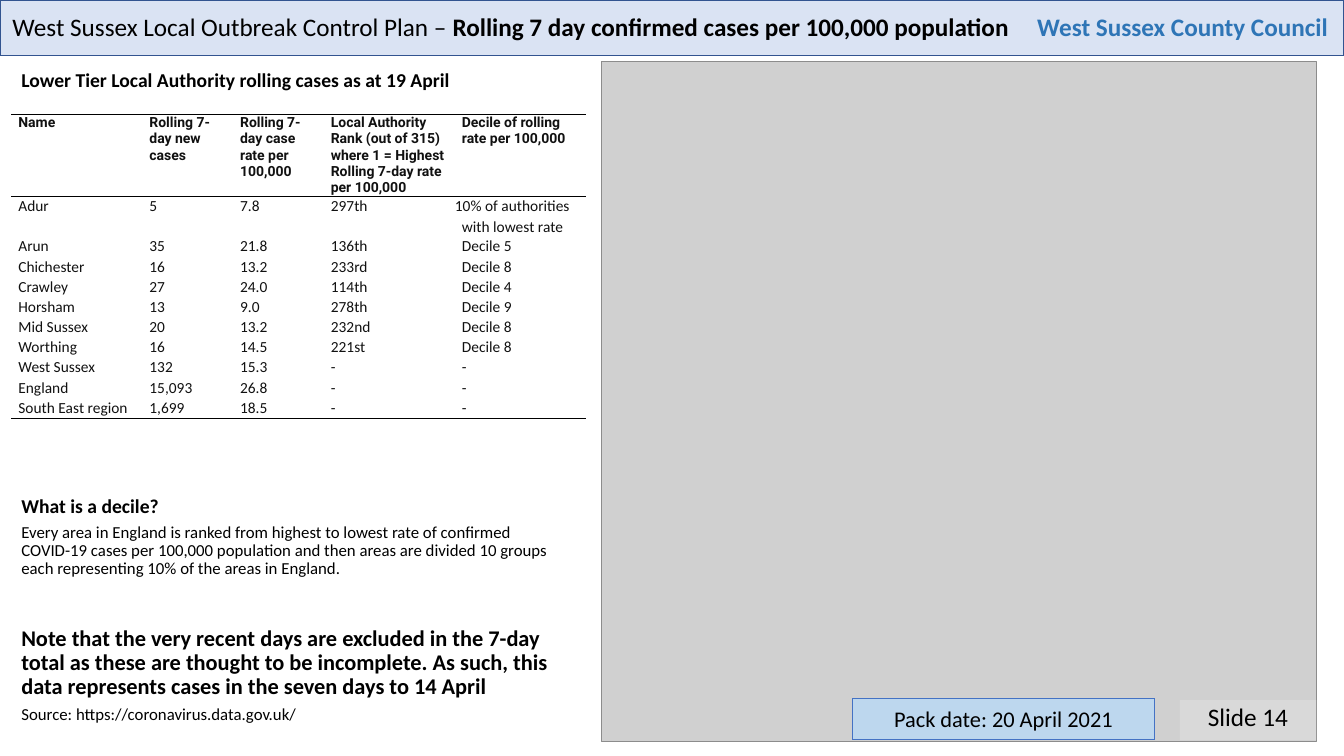
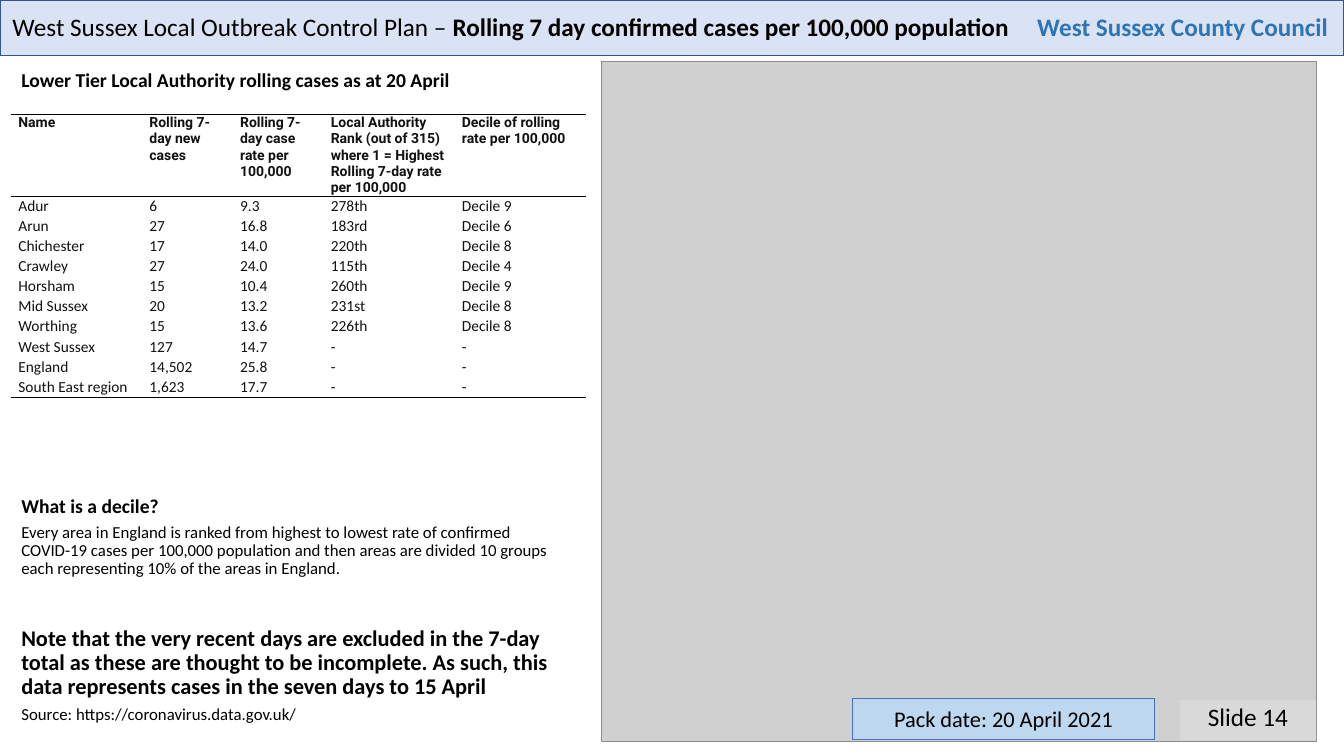
Before and after one commit to psychty/wsx_covid_datapack_public, a slide deck: slide 14 of Latest_West_Sussex_C19_slide_deck.pptx. Drawn at 1344x756 pixels with LibreOffice and Linux fonts; fonts in the diff are those of the drawing; grey boxes stand for pictures. Boxes give left, top, right and bottom in pixels: in the first picture for what was removed or moved away, otherwise in the second. Text is boxed around its words. In the diff, an @@ line names an element or a change of style, - is before the commit and + after.

Commit message:
April 20 update

```diff
--- a/Latest_West_Sussex_C19_slide_deck.pptx
+++ b/Latest_West_Sussex_C19_slide_deck.pptx
@@ text at [21, 73, 449, 91]: text changed @@
-Lower Tier Local Authority rolling cases as at 19 April
+Lower Tier Local Authority rolling cases as at 20 April
@@ table at [11, 115, 586, 399] @@
-row 2: Adur | 5 | 7.8 | 297th | 10% of authorities with lowest rate
+row 2: Adur | 6 | 9.3 | 278th | Decile 9
-row 3: Arun | 35 | 21.8 | 136th | Decile 5
+row 3: Arun | 27 | 16.8 | 183rd | Decile 6
-row 4: Chichester | 16 | 13.2 | 233rd | Decile 8
+row 4: Chichester | 17 | 14.0 | 220th | Decile 8
-row 5, column 4: 114th
+row 5, column 4: 115th
-row 6: Horsham | 13 | 9.0 | 278th | Decile 9
+row 6: Horsham | 15 | 10.4 | 260th | Decile 9
-row 7, column 4: 232nd
+row 7, column 4: 231st
-row 8: Worthing | 16 | 14.5 | 221st | Decile 8
+row 8: Worthing | 15 | 13.6 | 226th | Decile 8
-row 9, column 2: 132
+row 9, column 2: 127
-row 9, column 3: 15.3
+row 9, column 3: 14.7
-row 10, column 2: 15,093
+row 10, column 2: 14,502
-row 10, column 3: 26.8
+row 10, column 3: 25.8
-row 11, column 2: 1,699
+row 11, column 2: 1,623
-row 11, column 3: 18.5
+row 11, column 3: 17.7
@@ text at [21, 630, 547, 698]: text changed @@
-Note that the very recent days are excluded in the 7-day total as these are thought to be incomplete. As such, this data represents cases in the seven days to 14 April
+Note that the very recent days are excluded in the 7-day total as these are thought to be incomplete. As such, this data represents cases in the seven days to 15 April
```
Also in this commit, not shown: 3 other slides changed, 50 other files.
